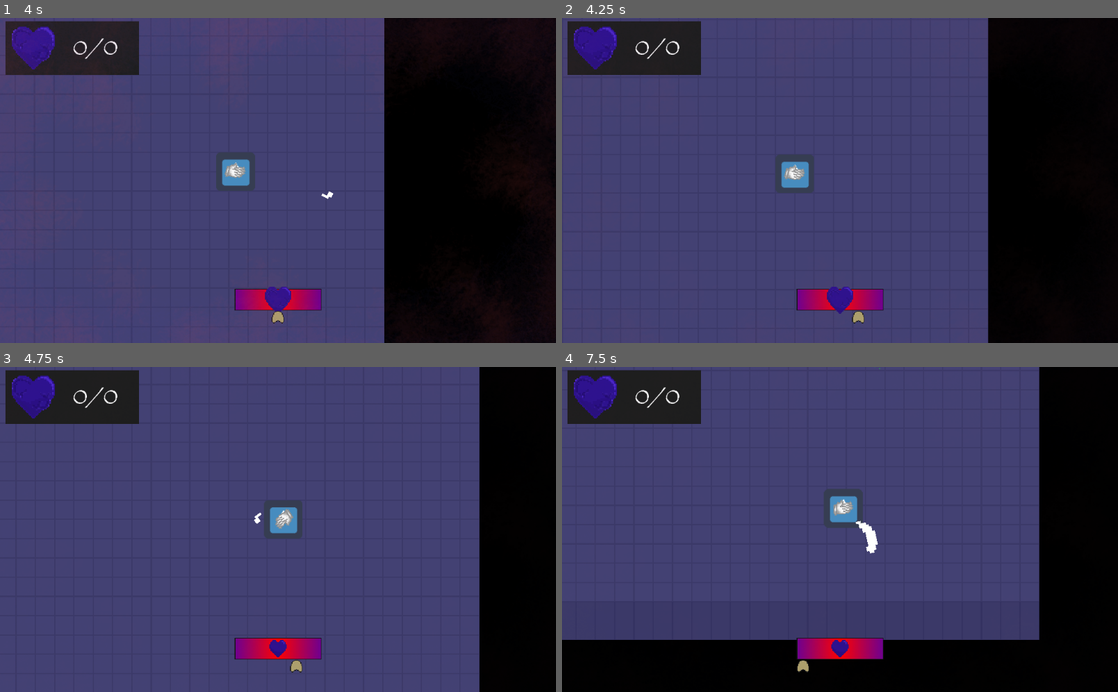
Above: before the commit, frames 1-4 (two rows, left to right).
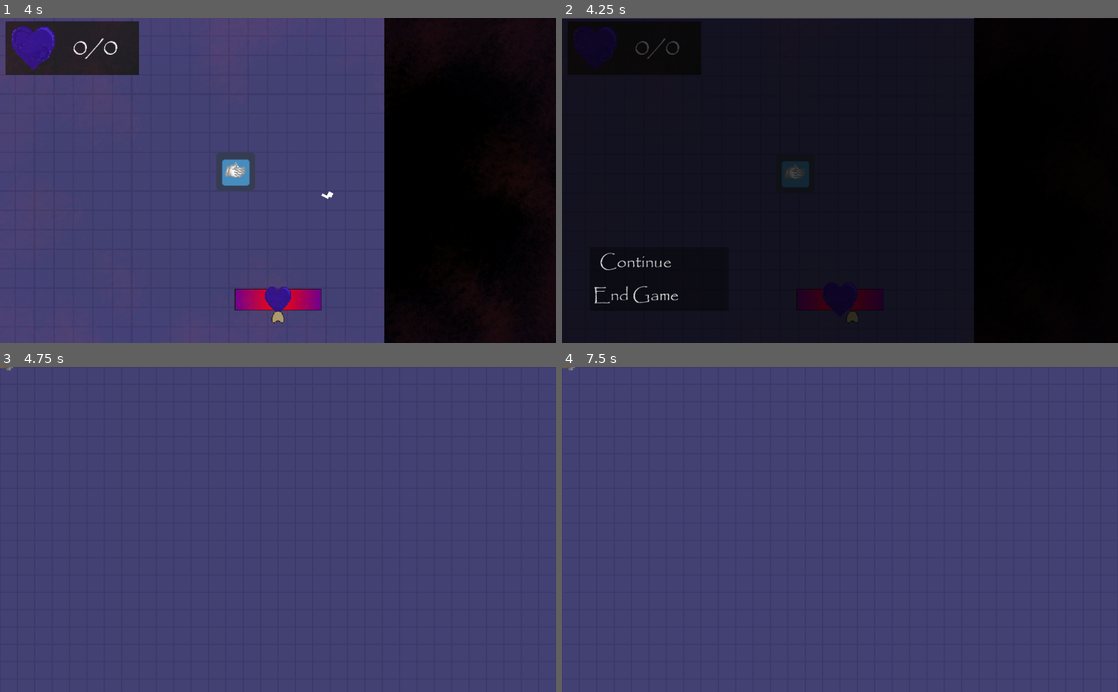
Above: after the commit, the same moments.

Repository: ColdCalzone/GWJ-30
Game: Godot game, scene res://scenes/Game.tscn
The game is run twice, just before and just after one commit, with the same random seed, the same clock (stepped at 60 frames per second) and the same inputs. The project has no main scene, so this scene is started directly. The engine's default icon, where the game draws it, is replaced by a stand-in: a white triangle on a blue panel in a dark square.
Inputs (mouse positions are in pixels of both pictures, inside the frame that each line leads up to):
- Up to frame 1 (4 s): tap Enter (ui_accept) at 0.5, 0.77, 1.52, 3.02, 3.77 s; move the mouse to (400, 164) at 0.52 s; hold D (move_right) 0.53-1.28 s; hold Space (attack) 0.53-1.28 s; move the mouse to (166, 196) at 1.27 s; hold S (move_down) 1.28-2.03 s; tap Space (attack) at 1.35, 2.85 s; move the mouse to (333, 109) at 2.02 s; hold D (move_right) 2.03-2.78 s; hold Space (attack) 2.03-2.78 s; move the mouse to (250, 245) at 2.77 s; hold W (move_up) 2.78-3.53 s; move the mouse to (444, 229) at 3.52 s; hold A (move_left) from 3.53 s (still down); hold Space (attack) from 3.53 s (still down)
- Up to frame 2 (4.25 s): keep holding A (move_left); keep holding Space (attack); tap Escape (pause, bound only after the commit) at 4.15 s
- Up to frame 3 (4.75 s): release A (move_left) at 4.25 s; release Space (attack) at 4.25 s; click (72, 643) at 4.25 s, where only the run after the commit has a clickable "End Game"
- Up to frame 4 (7.5 s): move the mouse to (673, 480) at 5.02 s; hold A (move_left) 5.03-5.78 s; tap Space (attack) at 5.1, 6.6 s; tap Enter (ui_accept) at 5.27, 6.77 s; move the mouse to (867, 529) at 5.77 s; hold S (move_down) 5.78-6.53 s; hold Space (attack) 5.78-6.53 s; move the mouse to (756, 448) at 6.52 s; hold D (move_right) 6.53-7.28 s; move the mouse to (962, 513) at 7.27 s; hold W (move_up) from 7.28 s (still down); hold Space (attack) from 7.28 s (still down)

Frame 1 is identical in both runs. In frame 2, 73% of the frame differs, in the area x 0-77%, y 0-100%; in frame 3, 20%; in frame 4, 33%.

Commit message:
Added PauseMenu

Diff:
--- a/hud/HUD.tscn
+++ b/hud/HUD.tscn
@@ -1,9 +1,10 @@
-[gd_scene load_steps=5 format=2]
+[gd_scene load_steps=6 format=2]
 
 [ext_resource path="res://hud/Heartbeat.tscn" type="PackedScene" id=1]
 [ext_resource path="res://hud/HealthDisplay.tscn" type="PackedScene" id=2]
 [ext_resource path="res://hud/HUD.gd" type="Script" id=3]
 [ext_resource path="res://hud/PulseVignette.tscn" type="PackedScene" id=4]
+[ext_resource path="res://hud/PauseMenu.tscn" type="PackedScene" id=5]
 
 [node name="HUD" type="CanvasLayer"]
 script = ExtResource( 3 )
@@ -13,3 +14,5 @@
 [node name="HealthDisplay" parent="." instance=ExtResource( 2 )]
 
 [node name="PulseVignette" parent="." instance=ExtResource( 4 )]
+
+[node name="PauseMenu" parent="." instance=ExtResource( 5 )]
--- /dev/null
+++ b/hud/PauseMenu.gd
@@ -0,0 +1,44 @@
+extends Control
+
+
+
+onready var hud := get_parent()
+
+const MENU := preload("res://objects/attacks/Arrow.tscn")
+
+var is_paused := false
+
+
+
+func _input(event : InputEvent) -> void:
+	if event.is_action_pressed("pause"): toggle_pause()
+
+
+
+func toggle_pause() -> void:
+	match is_paused:
+		true: set_is_paused(false)
+		false: set_is_paused(true)
+
+
+
+func set_is_paused(value : bool) -> void:
+	match value:
+		true:
+			get_tree().paused = true
+			is_paused = true
+			visible = true
+		false:
+			get_tree().paused = false
+			is_paused = false
+			visible = false
+
+
+
+func _on_ContinueButton_pressed() -> void:
+	set_is_paused(false)
+
+
+
+func _on_EndGameButton_pressed() -> void:
+	TransitionManager.transition(MENU)
--- /dev/null
+++ b/hud/PauseMenu.tscn
@@ -0,0 +1,77 @@
+[gd_scene load_steps=4 format=2]
+
+[ext_resource path="res://assets/Papyrus.ttf" type="DynamicFontData" id=1]
+[ext_resource path="res://hud/PauseMenu.gd" type="Script" id=2]
+
+[sub_resource type="DynamicFont" id=1]
+size = 32
+font_data = ExtResource( 1 )
+
+[node name="PauseMenu" type="Control"]
+pause_mode = 2
+visible = false
+anchor_right = 1.0
+anchor_bottom = 1.0
+margin_top = 0.840881
+margin_bottom = 0.840881
+script = ExtResource( 2 )
+__meta__ = {
+"_edit_use_anchors_": false
+}
+
+[node name="Back" type="ColorRect" parent="."]
+pause_mode = 2
+anchor_right = 1.0
+anchor_bottom = 1.0
+color = Color( 0, 0, 0, 0.72549 )
+__meta__ = {
+"_edit_lock_": true,
+"_edit_use_anchors_": false
+}
+
+[node name="VBoxContainer" type="Control" parent="."]
+pause_mode = 2
+anchor_left = 0.05
+anchor_top = 0.9
+anchor_right = 0.3
+anchor_bottom = 0.9
+margin_left = -0.200001
+margin_top = -118.0
+margin_right = -0.200012
+grow_vertical = 0
+__meta__ = {
+"_edit_use_anchors_": false
+}
+
+[node name="ColorRect" type="ColorRect" parent="VBoxContainer"]
+anchor_right = 1.0
+anchor_bottom = 1.0
+color = Color( 0, 0, 0, 0.352941 )
+__meta__ = {
+"_edit_use_anchors_": false
+}
+
+[node name="VBoxContainer" type="VBoxContainer" parent="VBoxContainer"]
+margin_right = 40.0
+margin_bottom = 40.0
+
+[node name="ContinueButton" type="Button" parent="VBoxContainer/VBoxContainer"]
+margin_right = 170.0
+margin_bottom = 57.0
+focus_mode = 0
+custom_fonts/font = SubResource( 1 )
+enabled_focus_mode = 0
+text = "Continue"
+flat = true
+
+[node name="EndGameButton" type="Button" parent="VBoxContainer/VBoxContainer"]
+margin_top = 61.0
+margin_right = 170.0
+margin_bottom = 118.0
+focus_mode = 0
+custom_fonts/font = SubResource( 1 )
+enabled_focus_mode = 0
+text = "End Game"
+flat = true
+[connection signal="pressed" from="VBoxContainer/VBoxContainer/ContinueButton" to="." method="_on_ContinueButton_pressed"]
+[connection signal="pressed" from="VBoxContainer/VBoxContainer/EndGameButton" to="." method="_on_EndGameButton_pressed"]
--- a/project.godot
+++ b/project.godot
@@ -118,6 +118,7 @@
 Heartbeat="*res://singletons/Heartbeat.gd"
 WeaponManager="*res://singletons/WeaponManager.gd"
 DamageNotifierManager="*res://singletons/DamageNotifierManager.gd"
+TransitionManager="*res://singletons/TransitionManager.tscn"
 
 [display]
 
@@ -160,6 +161,11 @@
 , Object(InputEventJoypadButton,"resource_local_to_scene":false,"resource_name":"","device":0,"button_index":0,"pressure":0.0,"pressed":false,"script":null)
  ]
 }
+pause={
+"deadzone": 0.5,
+"events": [ Object(InputEventKey,"resource_local_to_scene":false,"resource_name":"","device":0,"alt":false,"shift":false,"control":false,"meta":false,"command":false,"pressed":false,"scancode":16777217,"unicode":0,"echo":false,"script":null)
+ ]
+}
 
 [rendering]
 
--- a/scenes/Game.tscn
+++ b/scenes/Game.tscn
@@ -1,7 +1,6 @@
 [gd_scene load_steps=2 format=2]
 
 [ext_resource path="res://scenes/Game.gd" type="Script" id=1]
-
 
 [node name="Game" type="Node2D"]
 z_index = -1
